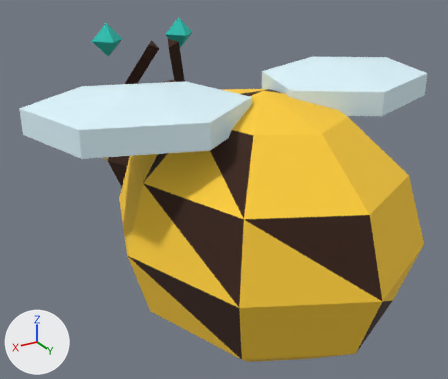
The glTF model art/models/skin-bee-classic.glb as it was, and as the next commit left it.
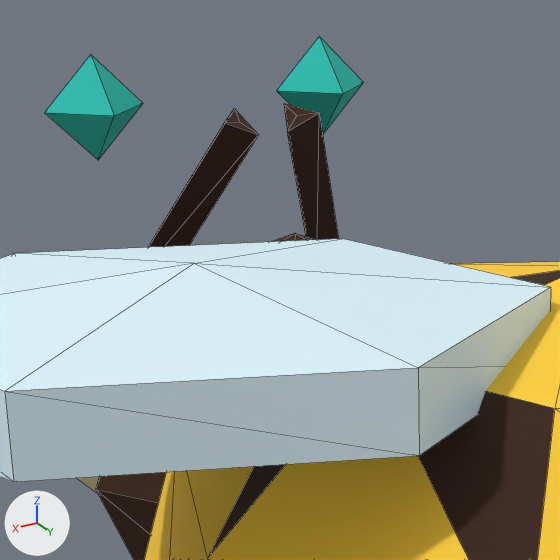
There are two pictures of each version: one whole from a camera (50 mm lens) standing at (1.118, 1.738, 0.955) and looking at (0.025, -0.084, 0.044), one close up on the part from 17% to 57% of the width and 2% to 48% of the height. Every picture has the same lights, and +X, +Y and +Z are marked at lower left. The last two pictures show the newer version. The close-ups show mesh edges as thin lines. Where no turn or scale is listed for an object, it has been applied to the vertices. Vertices at exactly the same position are counted once.
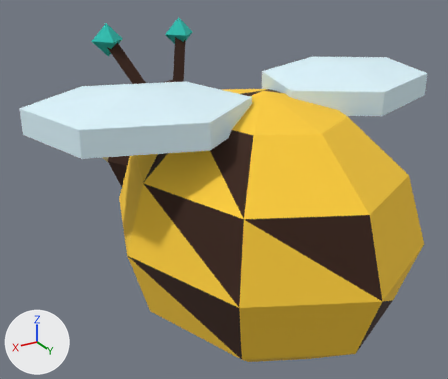
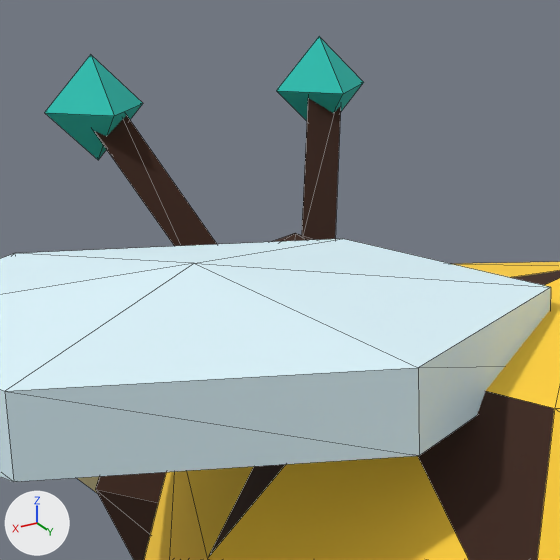
What differs and where, as boxes (x1, y1, x2, y2) in the close-ups (560 x 560 px; the box of a moved part takes in the faces that stretch with it):
```json
{"part": 1, "of": "me_mesh_0", "change": "moved or reshaped", "before": [284, 103, 339, 240], "after": [302, 98, 341, 240]}
{"part": 2, "of": "me_mesh_0", "change": "moved or reshaped", "before": [148, 109, 258, 247], "after": [93, 115, 217, 246]}
```

Scene script edits in JSON lines:
```json
{"block": "me_mesh_0", "where": "me_mesh_0.from_pydata(...)  # 130 vertices, 220 faces; spans x 0.0..1.45, y -1.59..0.0, z 0.0..1.03"}
{"block": "me_mesh_0", "where": "# used by ob_mesh_0; location = (-0.725, 0.72, -0.46)"}
{"block": "me_mesh_0", "change": "me_mesh_0 part 1: the loose piece of 8 vertices spanning x 0.54..0.7, y -1.53..-1.33, z 0.67..0.97 is multiplied about its middle by the matrix ((0.586, -0.199, -0.46), (-0.337, 0.367, -0.589), (0.371, 0.648, 0.192)), then moved by (-0.02, -0.02, 0.04)"}
{"block": "me_mesh_0", "change": "me_mesh_0 part 2: the loose piece of 8 vertices spanning x 0.75..0.91, y -1.53..-1.33, z 0.67..0.97 is multiplied about its middle by the matrix ((0.586, 0.199, 0.46), (0.337, 0.367, -0.588), (-0.371, 0.648, 0.192)), then moved by (0.02, -0.02, 0.04)"}
```
